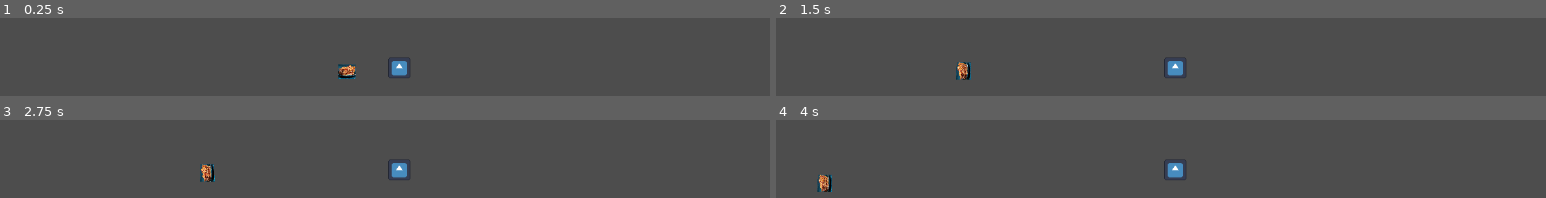
Above: before the commit, frames 1-4 (two rows, left to right).
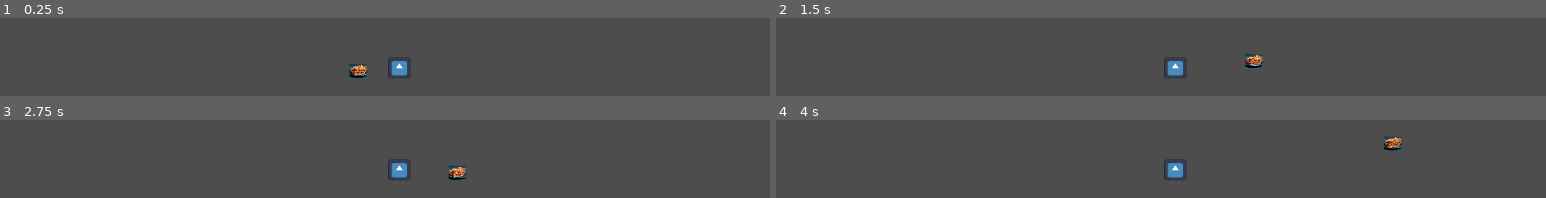
Above: after the commit, the same moments.

Repository: spicode/GameJamFiles
Game: Godot game, scene res://test_area.tscn
Two runs of this game, one before a commit and one after it. Both use one fixed random seed, a clock stepped at 60 frames per second and the inputs below. The engine's default icon, where the game draws it, is replaced by a stand-in: a white triangle on a blue panel in a dark square.
Inputs (mouse positions are in pixels of both pictures, inside the frame that each line leads up to):
- Up to frame 1 (0.25 s): no input
- Up to frame 2 (1.5 s): move the mouse to (1338, 53) at 0.52 s; hold Right (ui_right) from 0.53 s (still down); tap Up (ui_up) at 0.77 s; tap Enter at 1.25 s; move the mouse to (outside the picture) at 1.27 s
- Up to frame 3 (2.75 s): tap Up (ui_up) at 1.52 s; move the mouse to (outside the picture) at 2.02 s; release Right (ui_right) at 2.03 s; hold Left (ui_left) from 2.03 s (still down)
- Up to frame 4 (4 s): move the mouse to (outside the picture) at 2.77 s; release Left (ui_left) at 2.78 s; hold Right (ui_right) from 2.78 s (still down); tap Up (ui_up) at 3.02, 3.77 s; move the mouse to (outside the picture) at 3.52 s

The runs differ from the first frame. In frame 1, 0.7% of the frame differs, in the area x 43-48%, y 58-79%; in frame 2, 0.9%, in the area x 23-64%, y 46-80%; in frame 3, 0.8%; in frame 4, 0.8%.

Commit message:
hsabhshjhj
kk

Diff:
--- a/objects(like_player)/enemy2.tscn
+++ b/objects(like_player)/enemy2.tscn
@@ -1,14 +1,15 @@
 [gd_scene load_steps=4 format=3 uid="uid://lxc3fx3wwegb"]
 
-[ext_resource type="Script" path="res://scripts/enemy.gd" id="1_wstef"]
+[ext_resource type="Script" path="res://scripts/player.gd" id="1_gotet"]
 [ext_resource type="Texture2D" uid="uid://b640boe60xlr3" path="res://objects(like_player)/epic lasagna.jpg" id="2_exime"]
 
 [sub_resource type="RectangleShape2D" id="RectangleShape2D_1ussp"]
 
-[node name="enemy" type="RigidBody2D"]
-script = ExtResource("1_wstef")
+[node name="enemy" type="CharacterBody2D"]
+script = ExtResource("1_gotet")
 
 [node name="RayCast2D" type="RayCast2D" parent="."]
+collide_with_areas = true
 
 [node name="CollisionShape2D" type="CollisionShape2D" parent="."]
 shape = SubResource("RectangleShape2D_1ussp")
--- a/objects(like_player)/player.tscn
+++ b/objects(like_player)/player.tscn
@@ -1,13 +1,11 @@
-[gd_scene load_steps=4 format=3 uid="uid://dkdgc2eu1usm4"]
+[gd_scene load_steps=3 format=3 uid="uid://dkdgc2eu1usm4"]
 
-[ext_resource type="Script" path="res://scripts/player.gd" id="1_oj5od"]
 [ext_resource type="Texture2D" uid="uid://cc125w1hbbfoy" path="res://art/icon.svg" id="2_ag7m5"]
 
 [sub_resource type="CircleShape2D" id="CircleShape2D_op6fd"]
 
-[node name="CharacterBody2D" type="CharacterBody2D"]
+[node name="CharacterBody2D" type="RigidBody2D"]
 input_pickable = true
-script = ExtResource("1_oj5od")
 
 [node name="CollisionShape2D" type="CollisionShape2D" parent="."]
 shape = SubResource("CircleShape2D_op6fd")
@@ -16,3 +14,5 @@
 position = Vector2(1, -5)
 scale = Vector2(0.24707, 0.240234)
 texture = ExtResource("2_ag7m5")
+
+[node name="RayCast2D" type="RayCast2D" parent="."]
--- a/project.godot
+++ b/project.godot
@@ -12,7 +12,7 @@
 
 config/name="GameJam"
 run/main_scene="res://test_area.tscn"
-config/features=PackedStringArray("4.1", "Forward Plus")
+config/features=PackedStringArray("4.2", "Forward Plus")
 config/icon="res://icon.svg"
 <<<<<<<Updatedupstreamrun/main_scene="res://test_area.tscn"
 
--- a/scripts/player.gd
+++ b/scripts/player.gd
@@ -2,7 +2,7 @@
 
 # Player properties
 var speed = 200.0
-var jump_force = -150  # Negative value for upward force
+var jump_force = -300.0  # Negative value for upward force
 var gravity = 800.0
 
 # State
--- a/test_area.tscn
+++ b/test_area.tscn
@@ -19,4 +19,4 @@
 shape = SubResource("WorldBoundaryShape2D_m2k43")
 
 [node name="enemy" parent="." instance=ExtResource("2_r1oig")]
-position = Vector2(-42, -24)
+position = Vector2(-43, 15)
